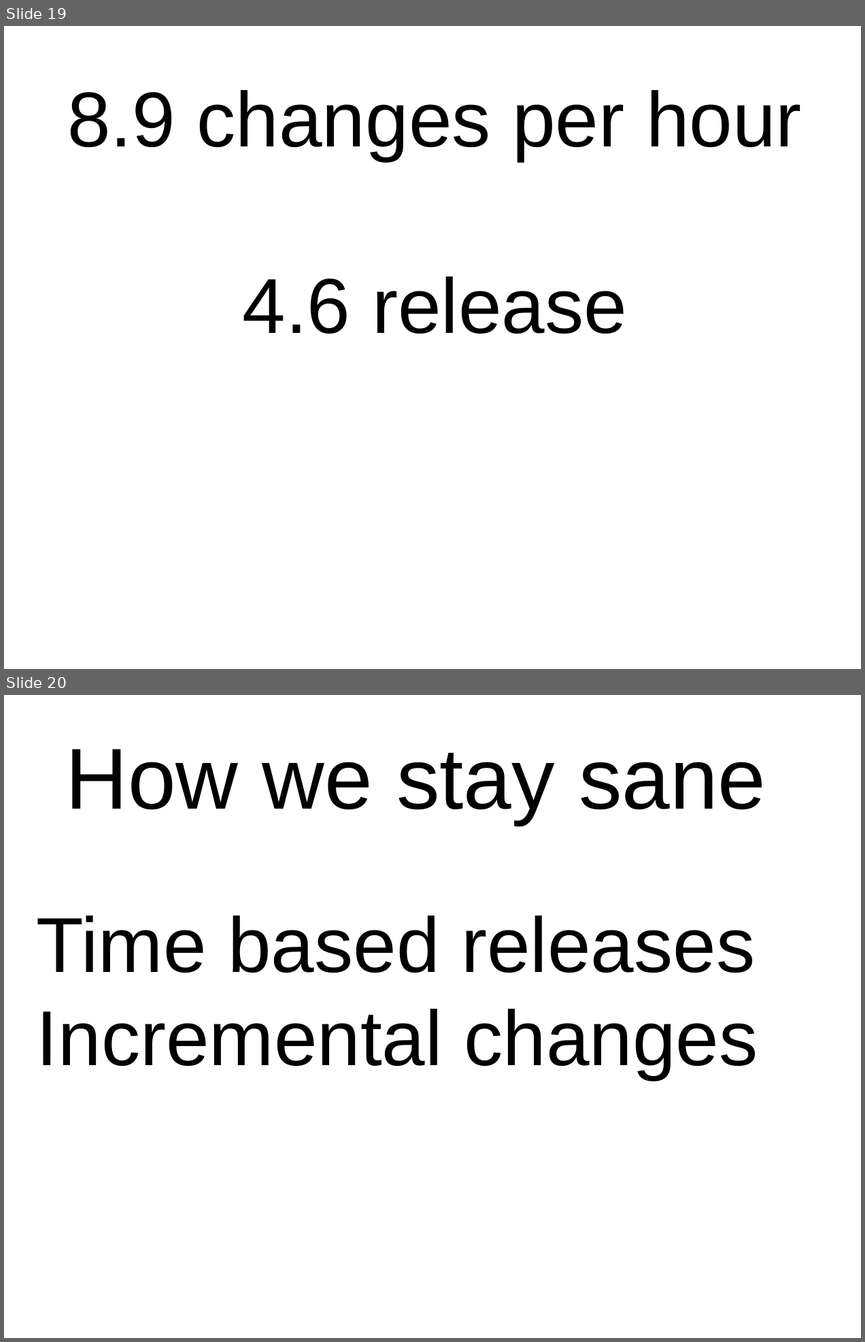
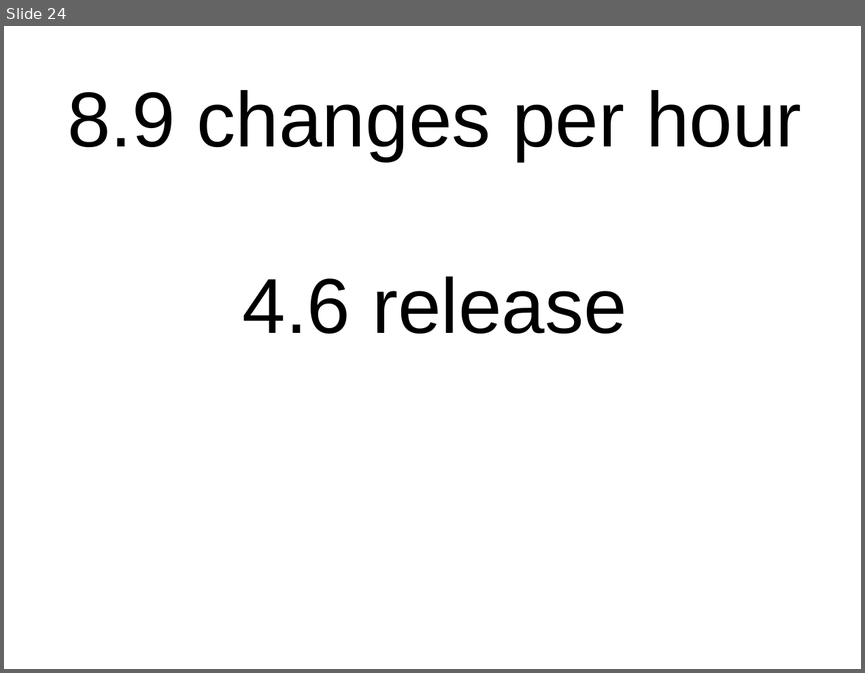
Before and after one commit to gregkh/presentation-stone-tools, a slide deck: stone-tools.odp. Shown one above the other, each under a label of ours: slides 19 and 20 before the commit, slide 24 after it. The pictures are 865x1342 and 865x673 pixels, drawn with LibreOffice and Linux fonts; fonts in the diff are those of the drawing. Boxes give left, top, right and bottom in pixels: in the first picture for what was removed or moved away, otherwise in the second. Text is boxed around its words. In the diff, an @@ line names an element or a change of style, - is before the commit and + after.

```diff
--- a/stone-tools.odp
+++ b/stone-tools.odp
@@ slide 20 removed at [4, 695, 861, 1338], background #FFFFFF @@
@@ text removed at [66, 749, 766, 824] @@
-How we stay sane
@@ text removed at [37, 915, 757, 1079] @@
-Time based releases
-Incremental changes
@@ what was slide 19 is now slide 24 @@
```
Also in this commit, not shown: 1 slide changed, 5 slides added, 24 other slides removed, 5 other files.
